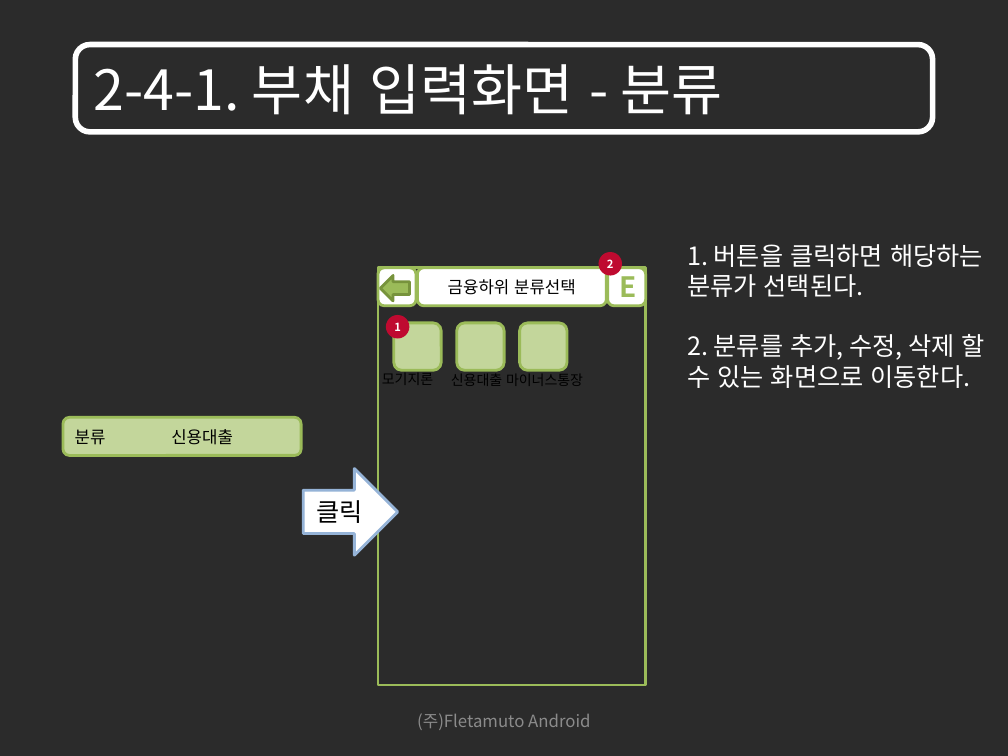
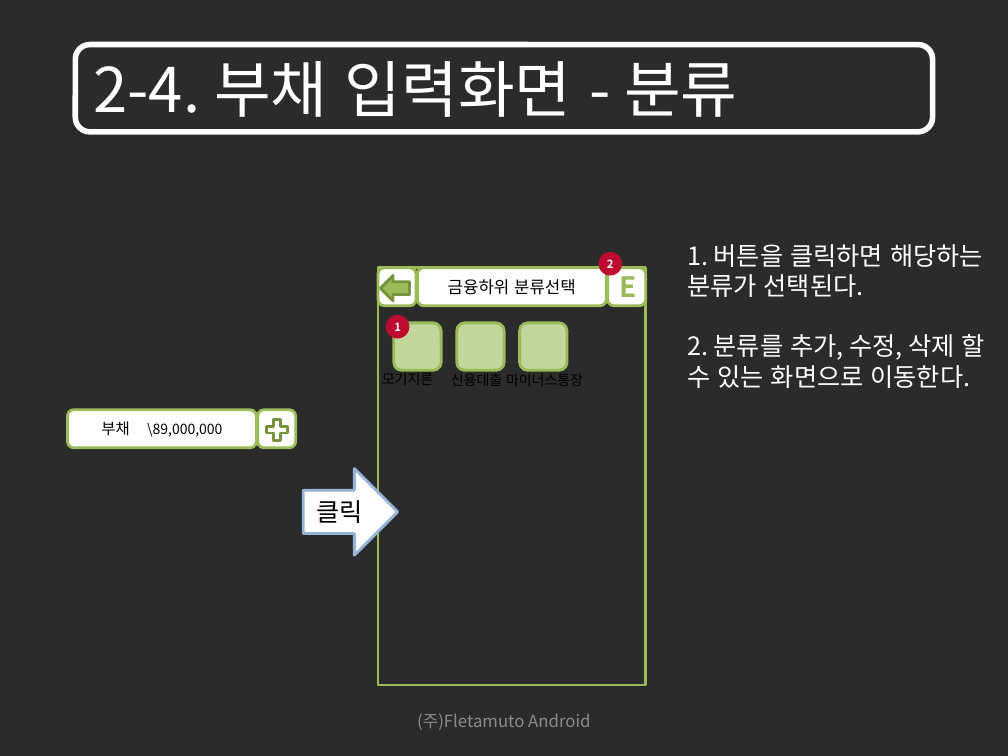
Before and after one commit to limjunghoon/fmfinance, a slide deck: slide 39 of trunk/DOC/GUI/GUI_Guide_For_Investment_Techniques_SW_101008_V1.2.pptx. Drawn at 1008x756 pixels with LibreOffice and Linux fonts; fonts in the diff are those of the drawing; background and template pictures are left out; a plain dark background stands for a picture behind light text. Boxes give left, top, right and bottom in pixels: in the first picture for what was removed or moved away, otherwise in the second. Text is boxed around its words. In the diff, an @@ line names an element or a change of style, - is before the commit and + after.

```diff
--- a/trunk/DOC/GUI/GUI_Guide_For_Investment_Techniques_SW_101008_V1.2.pptx
+++ b/trunk/DOC/GUI/GUI_Guide_For_Investment_Techniques_SW_101008_V1.2.pptx
@@ title at (93,61,737,117): text changed; size 39.6 to 44 pt @@
-2-4-1. 부채 입력화면 - 분류
+2-4. 부채 입력화면 - 분류
@@ rounded rectangle removed at (62,417,300,456) @@
-분류 신용대출
@@ rounded rectangle added at (68,409,257,448), fill #FFFFFF, outline #9BBB59 2 pt, 10 pt, text #000000 @@
+부채 \89,000,000
@@ rounded rectangle added at (258,409,296,448), fill #FFFFFF, outline #9BBB59 2 pt @@
@@ plus sign added at (263,415,291,444), fill #FFFFFF, outline #77933C 2 pt @@
```
Also in this commit, not shown: 7 other slides changed, 2 slides added.
